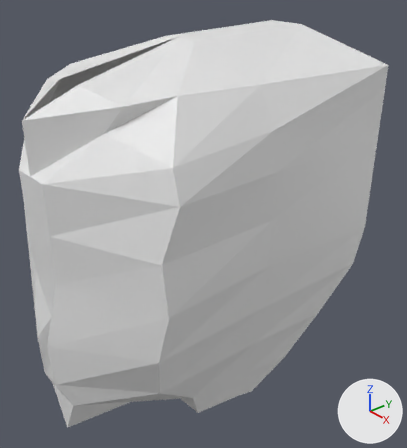
An edit to the Blender file assets/Blender/Ghost/Horror_Ghost.blend, drawn before and after from the same camera.
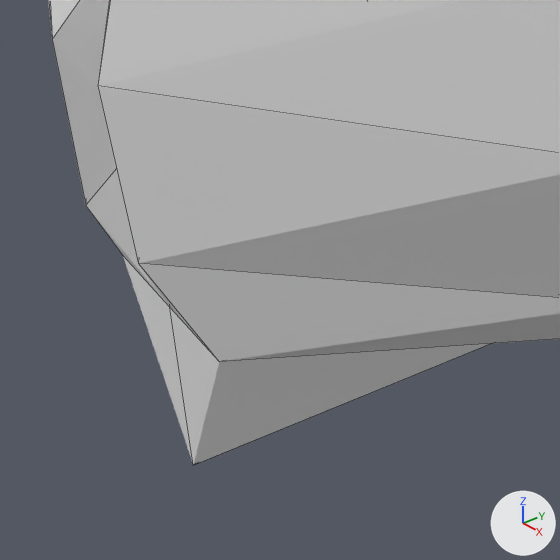
Old and new are each drawn whole from a camera (50 mm lens) standing at (1.292, -1.057, 1.409) and looking at (0.073, 0.012, 0.588) and again close up on the part from 6% to 36% of the width and 73% to 100% of the height. Lighting does not change. The marker at lower right points along +X, +Y and +Z. The older version's two pictures come first. The close-ups show mesh edges as thin lines. The same objects are shown in both versions, whatever each file hides.
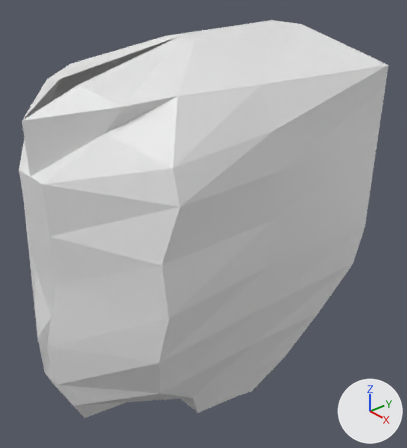
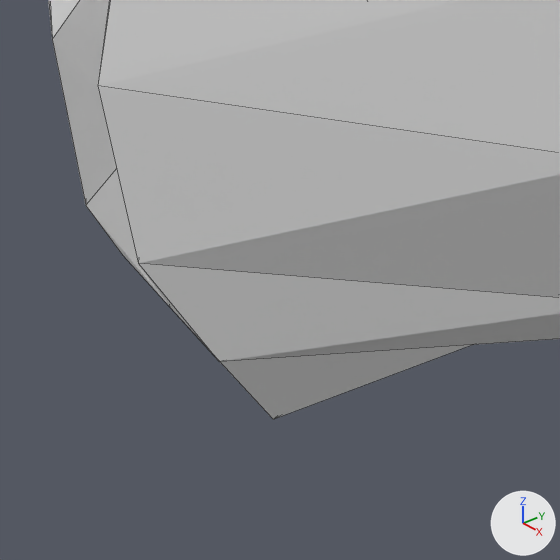
Changed parts and their boxes (x1, y1, x2, y2) in the close-ups (560 x 560 px; the box of a moved part takes in the faces that stretch with it):
'Cube', reshaped
    before: (48, 0, 560, 465)
    after: (48, 0, 560, 419)
part 1 of me_cube, moved or reshaped
    before: (123, 256, 489, 465)
    after: (220, 345, 471, 419)

What changed in the scene script:
```text
Change me_cube:
    where me_cube.from_pydata(...)  # 67 vertices, 56 faces; spans x -1.0..0.0, y -1.06..0.48, z -1.0..1.0
    used by ob_cube; location = (0.0103, 0.1209, 0.5851); scale = (0.393, 0.634, 0.579)
    me_cube part 1
    me_cube.vertices[6].co: (0.0, -1.0, -1.0) -> (0.0, -0.9, -1.0)  # pixel (193, 465) -> pixel (273, 419)
```
